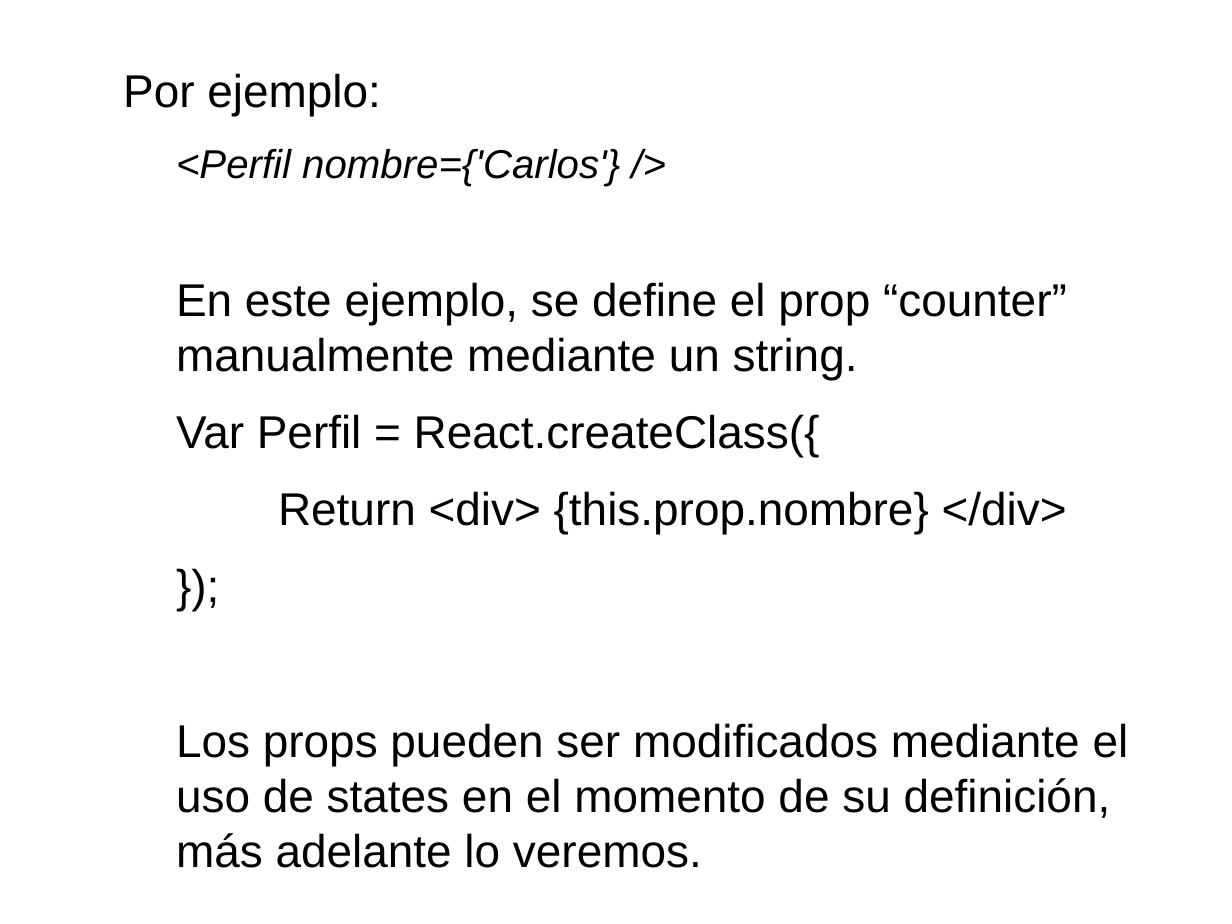
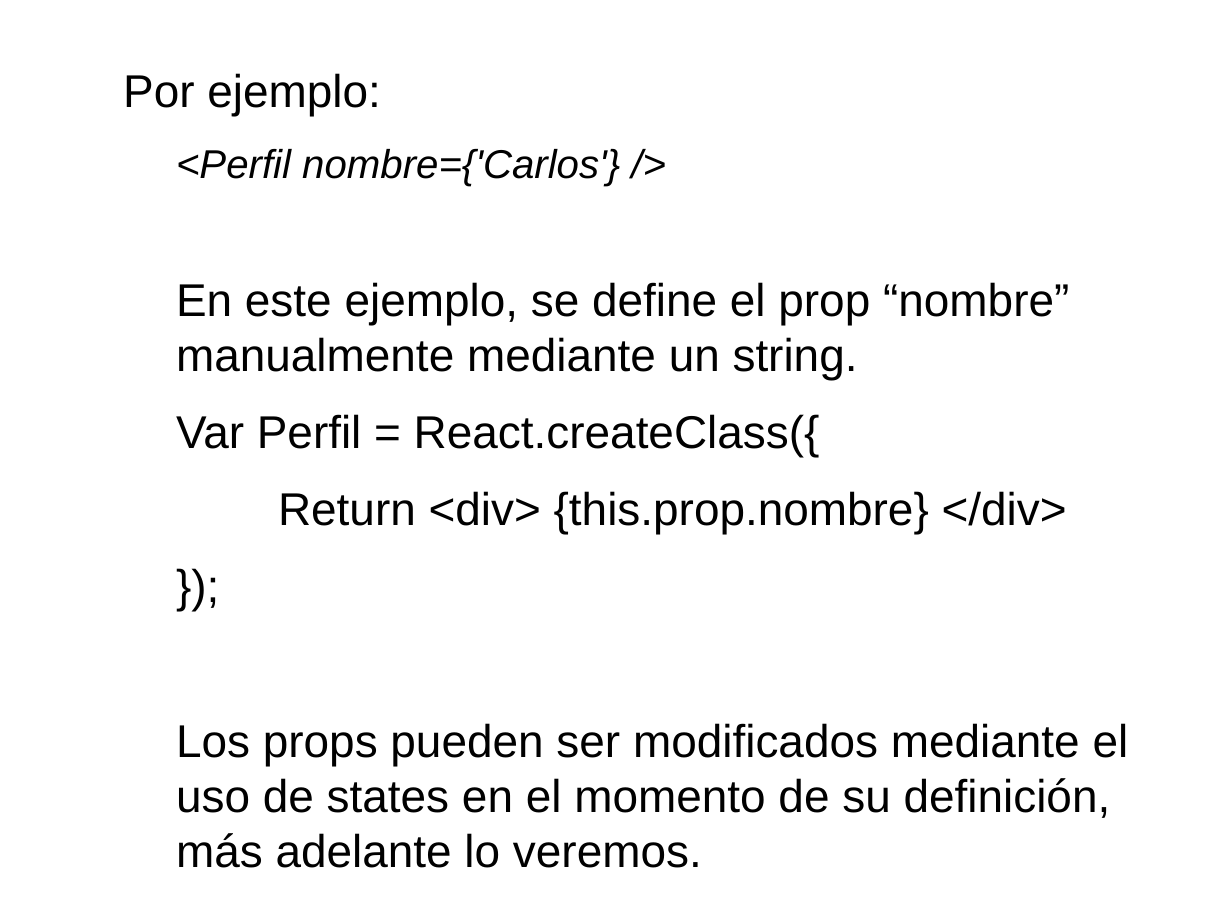
Before and after one commit to carlesnunez/reactjs-introduction, a slide deck: slide 17 of presentacion-RJS.odp. Drawn at 1232x924 pixels with LibreOffice and Linux fonts; fonts in the diff are those of the drawing. Boxes give left, top, right and bottom in pixels: in the first picture for what was removed or moved away, otherwise in the second. Text is boxed around its words. In the diff, an @@ line names an element or a change of style, - is before the commit and + after.

```diff
--- a/presentacion-RJS.odp
+++ b/presentacion-RJS.odp
@@ text at bbox=[176, 282, 1069, 380]: text changed @@
-En este ejemplo, se define el prop “counter” manualmente mediante un string.
+En este ejemplo, se define el prop “nombre” manualmente mediante un string.
```
Also in this commit, not shown: 5 other slides changed, 5 other files.
